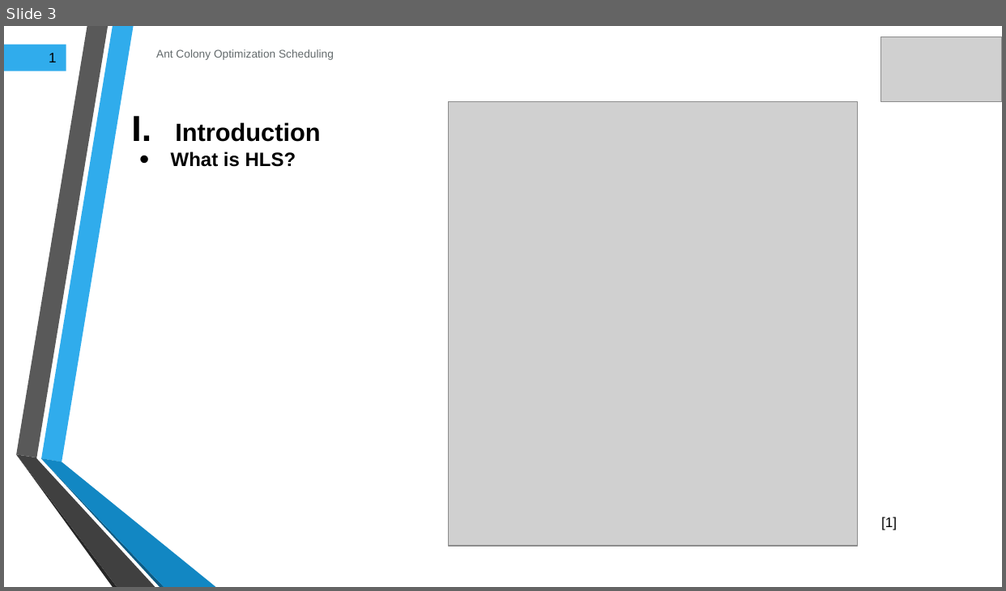
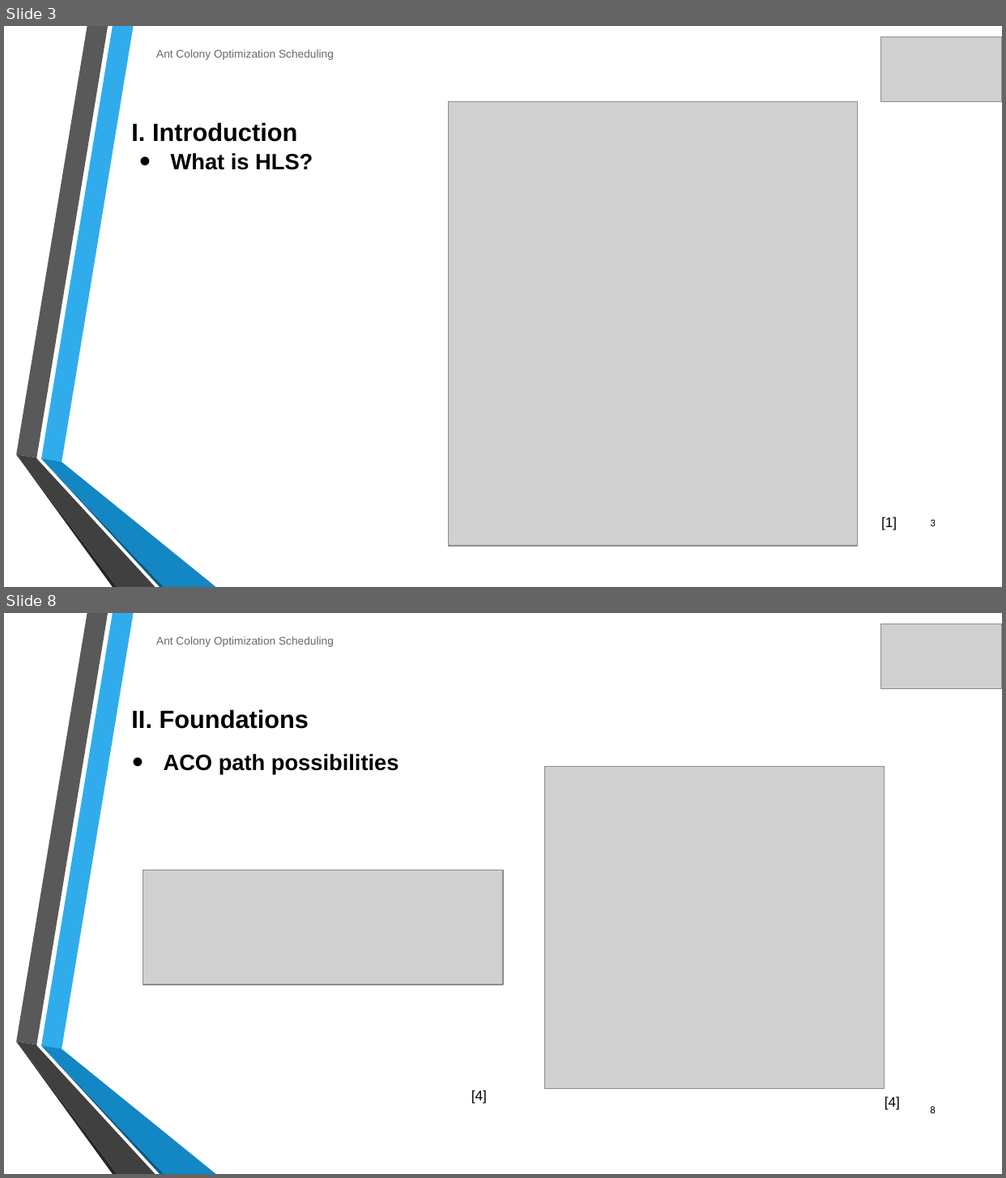
Before and after one commit to JaouaherBelgacem/Ant-Colony-Optimization, a slide deck: Final submission/Presentation/ACO presentation draft.pptx. Shown one above the other, each under a label of ours: slide 3 before the commit, slides 3 and 8 after it; the slides between them are not shown. The pictures are 1006x591 and 1006x1178 pixels, drawn with LibreOffice and Linux fonts; fonts in the diff are those of the drawing; grey boxes stand for pictures; background and template pictures are left out. Boxes give left, top, right and bottom in pixels: in the first picture for what was removed or moved away, otherwise in the second. Text is boxed around its words. In the diff, an @@ line names an element or a change of style, - is before the commit and + after.

```diff
--- a/Final submission/Presentation/ACO presentation draft.pptx
+++ b/Final submission/Presentation/ACO presentation draft.pptx
@@ slide 8 added at (x1=4, y1=613, x2=1002, y2=1174), background picture (left out); not listed: 6 template elements that a slide beside it also shows @@
@@ text added at (x1=156, y1=636, x2=334, y2=647), 8 pt, text #636A6C @@
+Ant Colony Optimization Scheduling
@@ picture added at (x1=881, y1=624, x2=1002, y2=689) @@
@@ text added at (x1=131, y1=709, x2=309, y2=729), 18 pt, text #000000, bold @@
+II. Foundations
@@ text added at (x1=164, y1=754, x2=399, y2=775), 16 pt, text #000000, bold @@
+• ACO path possibilities
@@ picture added at (x1=545, y1=767, x2=885, y2=1089) @@
@@ picture added at (x1=143, y1=871, x2=503, y2=986) @@
@@ text added at (x1=471, y1=1090, x2=487, y2=1104), 10 pt, text #000000 @@
+[4]
@@ text added at (x1=884, y1=1097, x2=900, y2=1110), 10 pt, text #000000 @@
+[4]
@@ page number added at (x1=930, y1=1106, x2=936, y2=1114), 7.5 pt, text #000000 @@
+8
@@ slide 3 changed as well @@
@@ rectangle removed at (x1=4, y1=44, x2=66, y2=71) @@
-1
@@ text at (x1=131, y1=122, x2=297, y2=142): text changed @@
-I. Introduction
+I. Introduction
@@ text "What is HLS?" at (x1=171, y1=153, x2=313, y2=170): size 14 to 16 pt @@
@@ page number added at (x1=930, y1=519, x2=936, y2=527), 7.5 pt, text #000000 @@
+3
```
Also in this commit, not shown: 5 other slides changed, 6 other slides added, 7 slides removed, 1 other file.
